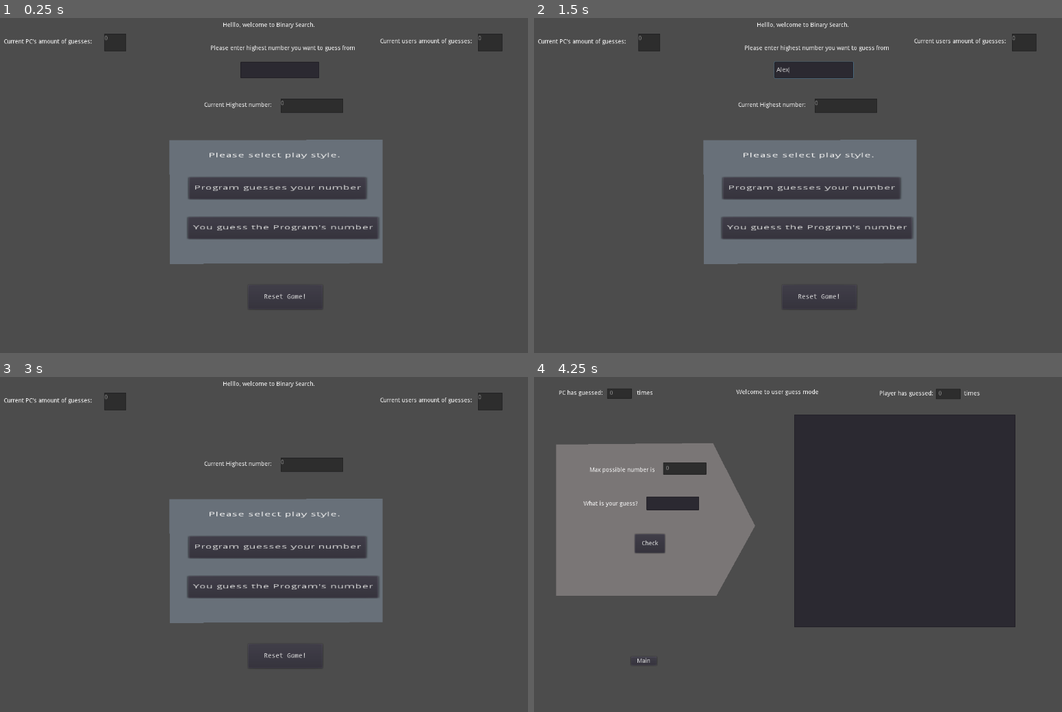
Above: before the commit, frames 1-4 (two rows, left to right).
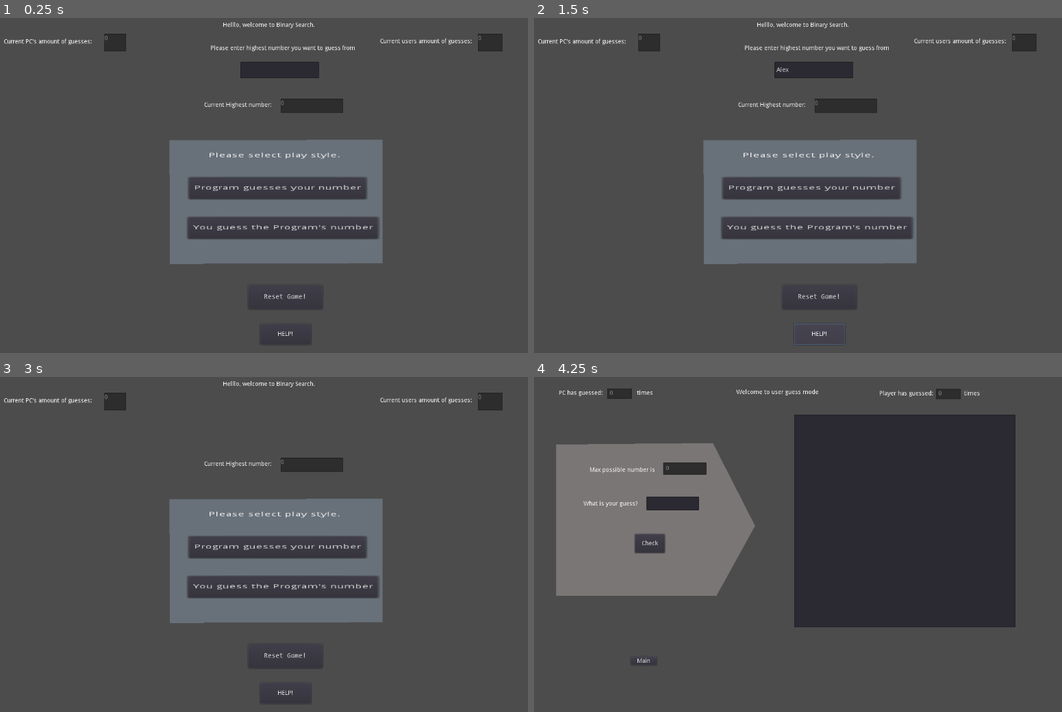
Above: after the commit, the same moments.

Repository: christyganger/Tutor
Game: Godot game, scene res://Main.tscn
Same seed, same stepped clock (60 frames per second), same inputs: the game is played once before the commit and once after it.
Inputs (mouse positions are in pixels of both pictures, inside the frame that each line leads up to):
- Up to frame 1 (0.25 s): no input
- Up to frame 2 (1.5 s): click (813, 71) at 0.52 s; type "Alex" at 0.6 s; click (819, 332) at 1.25 s, where only the run after the commit has a clickable "HELP!"
- Up to frame 3 (3 s): click "Program guesses your number" at 2 s; click "Main" at 2.75 s
- Up to frame 4 (4.25 s): click "You guess the Program's number" at 3.5 s

The runs differ from the first frame. In frame 1, less than 0.1% of the frame differs, in the area x 49-59%, y 93-98%; in frame 2, 0.1%, in the area x 45-61%, y 13-98%; in frame 3, less than 0.1%; in frame 4, nothing differs.

Commit message:
last update
10/30/2018

Diff:
--- a/binary_search/Main.tscn
+++ b/binary_search/Main.tscn
@@ -384,6 +384,31 @@
 align = 1
 _sections_unfolded = [ "custom_fonts" ]
 
+[node name="help_button" type="Button" parent="." index="7"]
+
+anchor_left = 0.0
+anchor_top = 0.0
+anchor_right = 0.0
+anchor_bottom = 0.0
+margin_left = 642.0
+margin_top = 717.0
+margin_right = 761.0
+margin_bottom = 766.0
+rect_pivot_offset = Vector2( 0, 0 )
+rect_clip_content = false
+focus_mode = 2
+mouse_filter = 0
+mouse_default_cursor_shape = 0
+size_flags_horizontal = 1
+size_flags_vertical = 1
+toggle_mode = false
+enabled_focus_mode = 2
+shortcut = null
+group = null
+text = "HELP!"
+flat = false
+align = 1
+
 [connection signal="pressed" from="Polygon2D/Label/Buttonpcfiguremain" to="." method="_on_Buttonpcfiguremain_pressed"]
 
 [connection signal="pressed" from="Polygon2D/Label/Buttonguessmain" to="." method="_on_Buttonguessmain_pressed"]
Not shown, added: binary_search/arrow_help_sprites/arrowleft1.png.import
Not shown, added: binary_search/arrow_help_sprites/arrowleft2.png.import
Not shown, added: binary_search/arrow_help_sprites/arrowleft3.png.import
Not shown, added: binary_search/arrow_help_sprites/arrowright1.png.import
